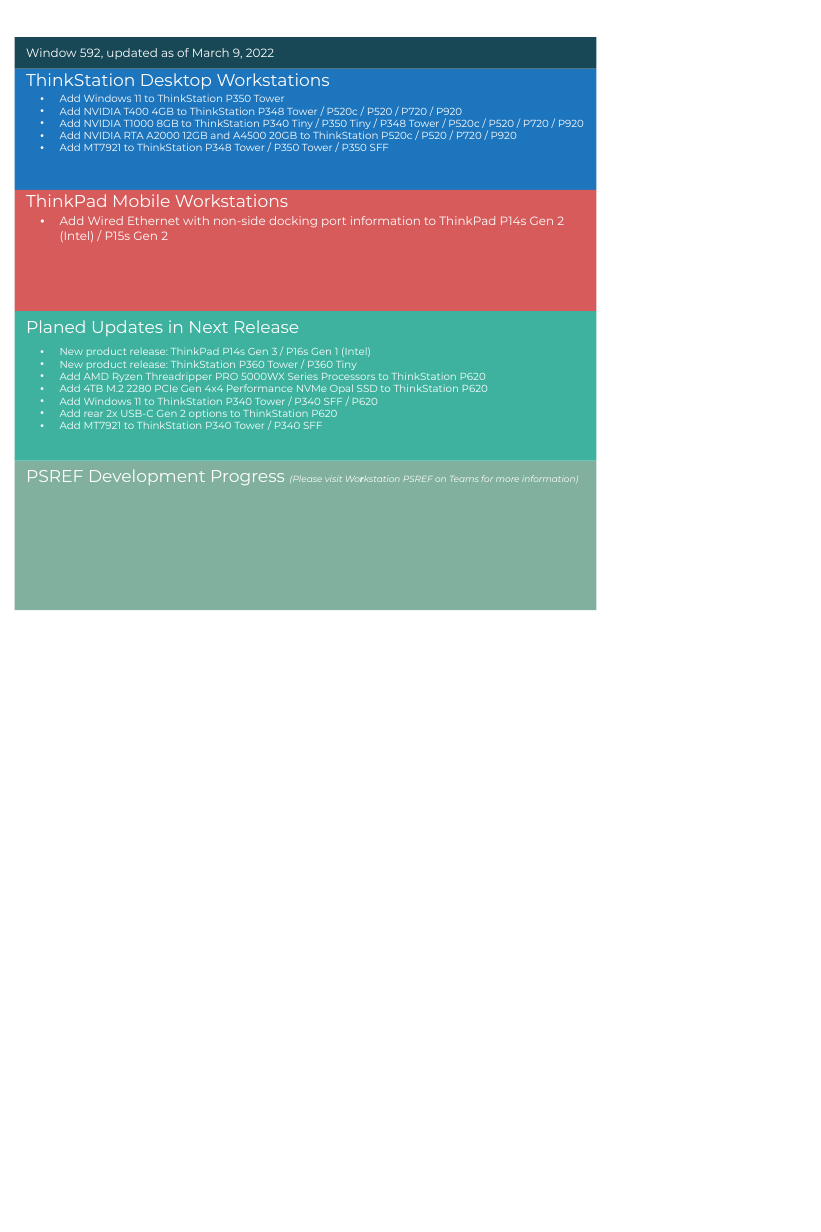
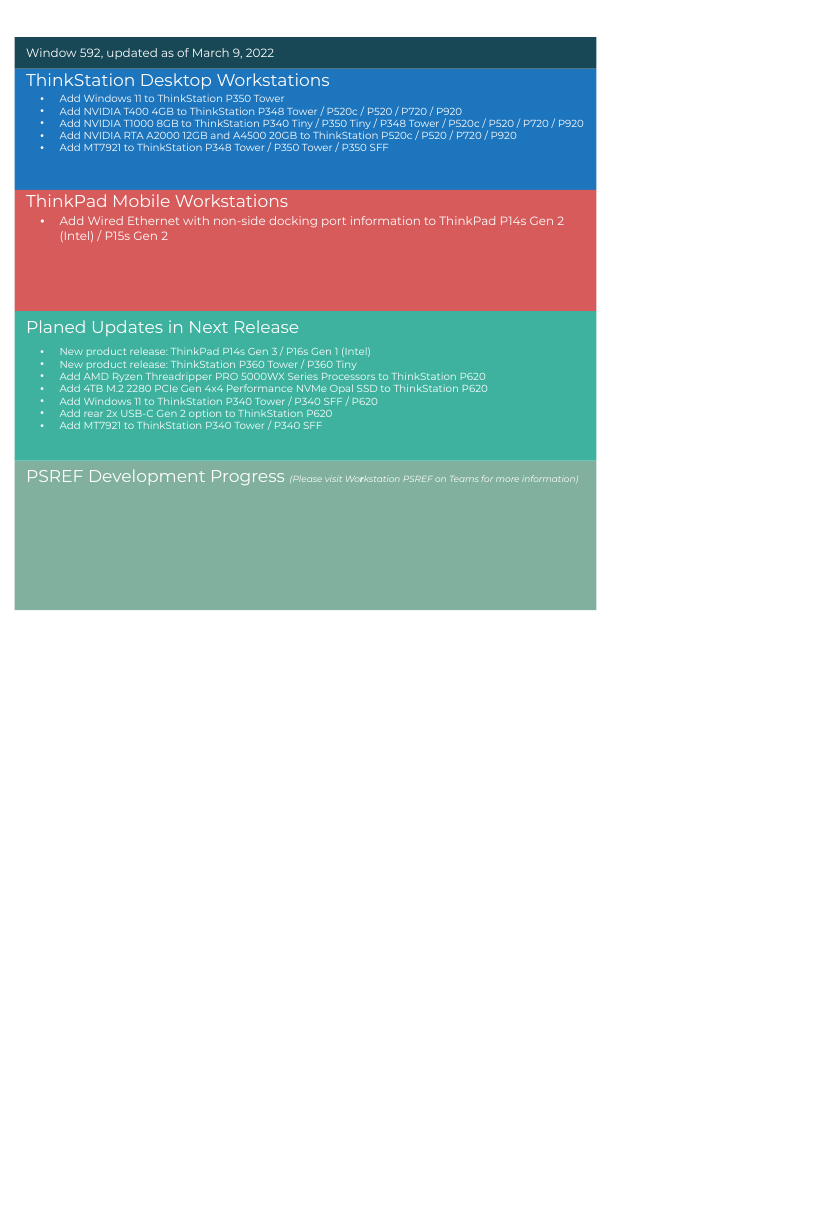
Before and after one commit to hou-yufeng/wspsref_newsletter, a slide deck: slide 1 of wspsref_newsletter.pptx. Drawn at 821x1232 pixels with LibreOffice and Linux fonts; fonts in the diff are those of the drawing. Boxes give left, top, right and bottom in pixels: in the first picture for what was removed or moved away, otherwise in the second. Text is boxed around its words. In the diff, an @@ line names an element or a change of style, - is before the commit and + after.

```diff
--- a/wspsref_newsletter.pptx
+++ b/wspsref_newsletter.pptx
@@ text at bbox=[60, 409, 332, 419]: text changed @@
-• Add rear 2x USB-C Gen 2 options to ThinkStation P620
+• Add rear 2x USB-C Gen 2 option to ThinkStation P620
```
Also in this commit, not shown: 1 other file.
